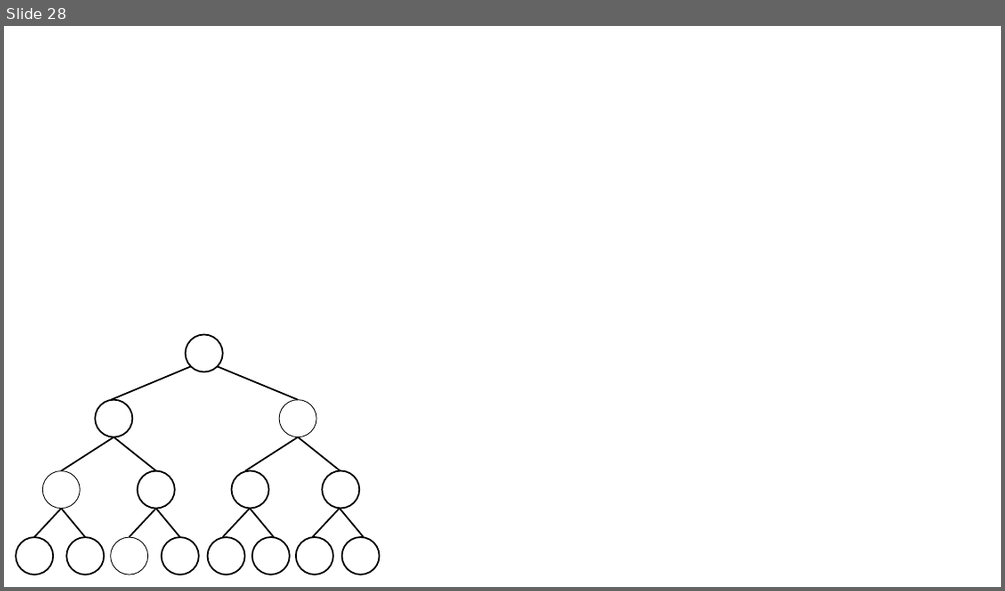
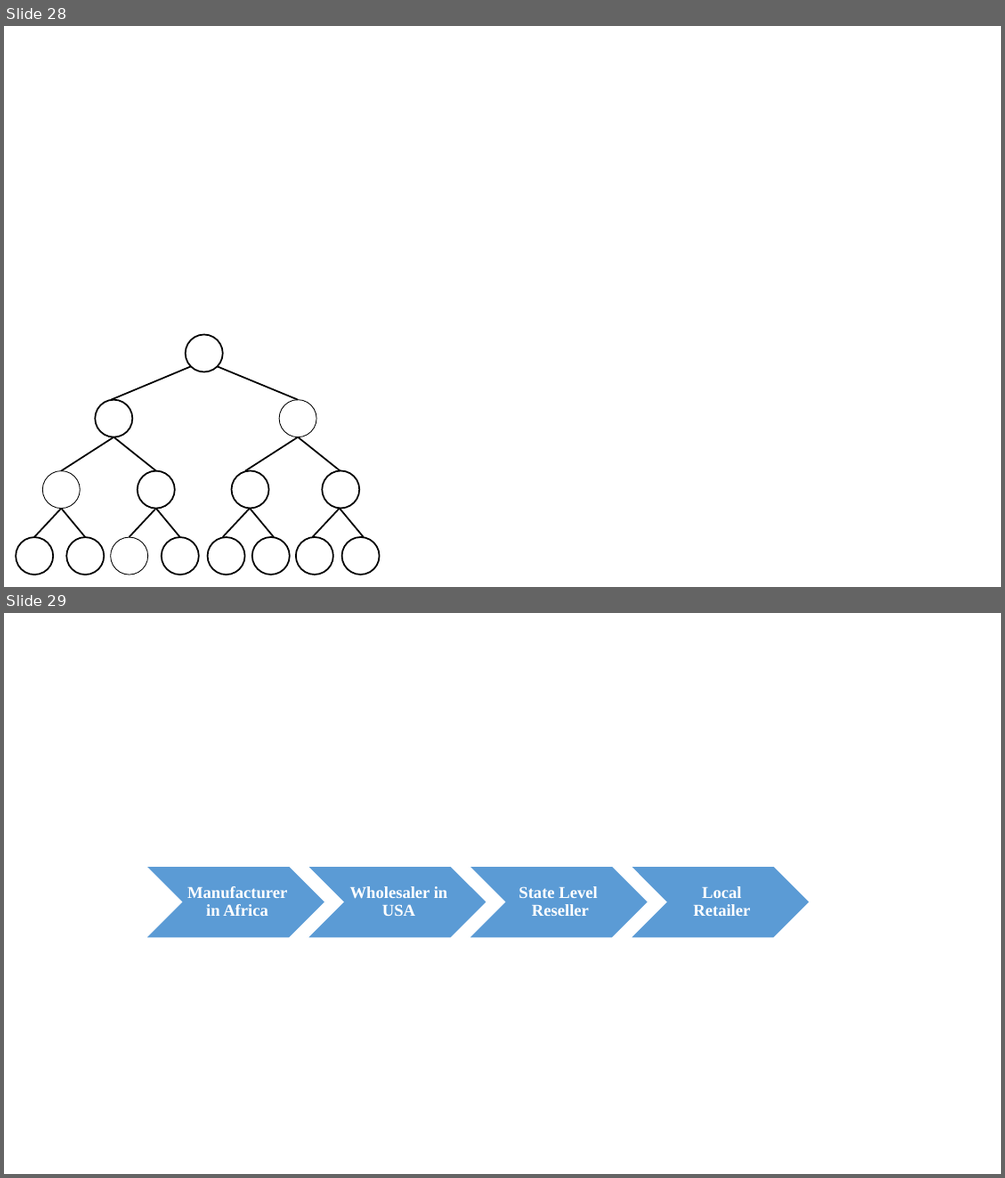
Before and after one commit to kavitshah8/thesis-, a slide deck: images/pics.pptx. Shown one above the other, each under a label of ours: slide 28 before the commit, slides 28 and 29 after it. The pictures are 1005x591 and 1005x1178 pixels, drawn with LibreOffice and Linux fonts; fonts in the diff are those of the drawing. Boxes give left, top, right and bottom in pixels: in the first picture for what was removed or moved away, otherwise in the second. Text is boxed around its words. In the diff, an @@ line names an element or a change of style, - is before the commit and + after.

```diff
--- a/images/pics.pptx
+++ b/images/pics.pptx
@@ slide 29 added at (4,613,1001,1174), background #FFFFFF @@
@@ group added at (146,866,810,938): 4 chevrons, 4 texts @@
+Manufacturer in Africa
+Wholesaler in USA
+State Level Reseller
+Local Retailer
```
Also in this commit, not shown: 3 other files.
